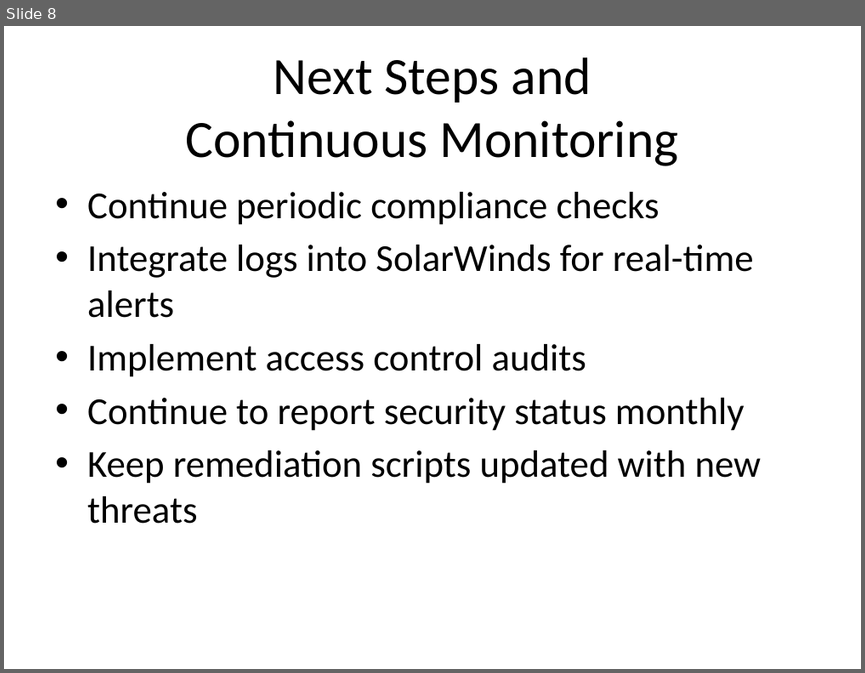
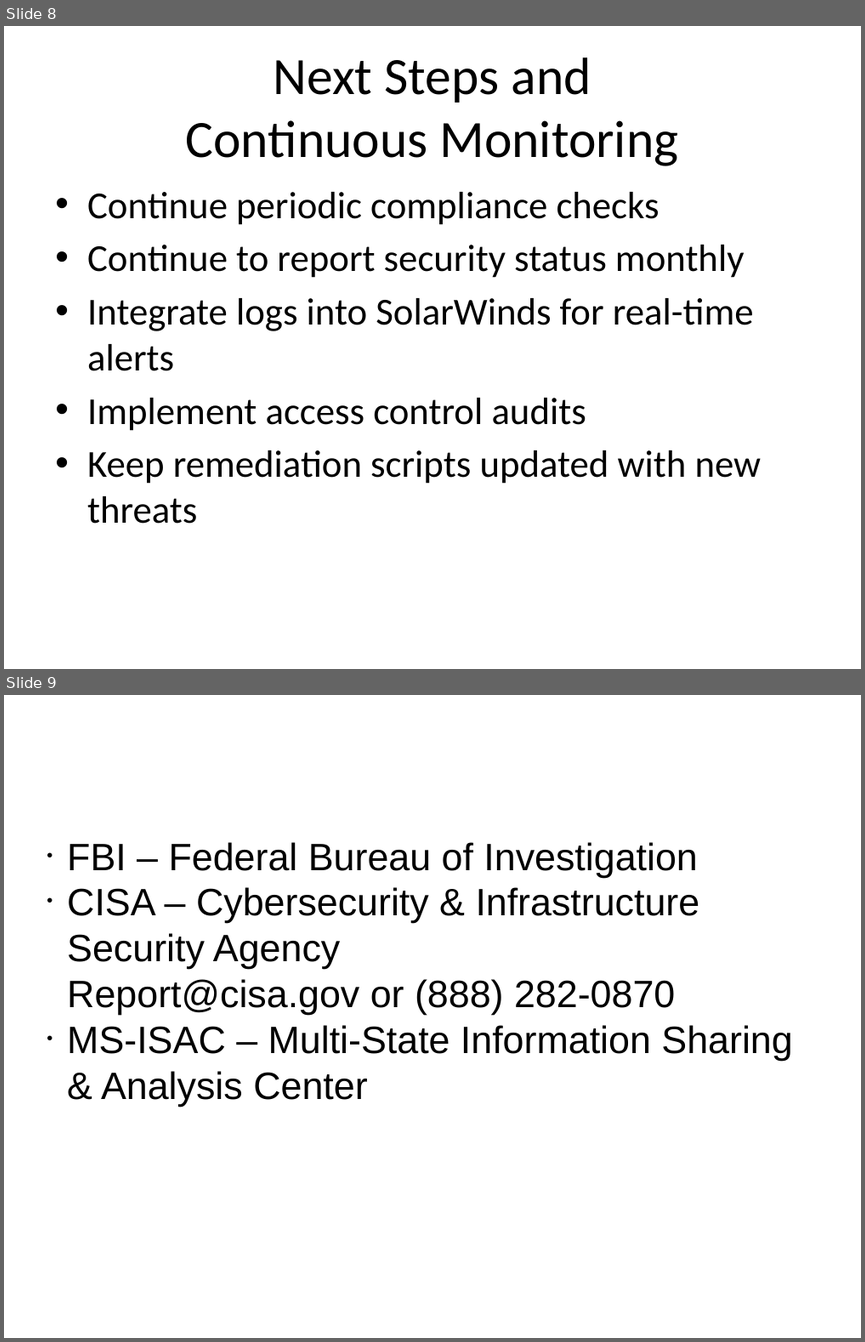
Before and after one commit to MLBroussard/Tools, a slide deck: AA25-050A/Briefing.pptx. Shown one above the other, each under a label of ours: slide 8 before the commit, slides 8 and 9 after it. The pictures are 865x673 and 865x1342 pixels, drawn with LibreOffice and Linux fonts; fonts in the diff are those of the drawing. Boxes give left, top, right and bottom in pixels: in the first picture for what was removed or moved away, otherwise in the second. Text is boxed around its words. In the diff, an @@ line names an element or a change of style, - is before the commit and + after.

```diff
--- a/AA25-050A/Briefing.pptx
+++ b/AA25-050A/Briefing.pptx
@@ slide 9 added at (4,695,861,1338), background #FFFFFF @@
@@ subtitle added at (67,842,792,1106), 32 pt, text #000000 @@
+• FBI – Federal Bureau of Investigation
+• CISA – Cybersecurity & Infrastructure Security Agency
+  Report@cisa.gov or (888) 282-0870
+• MS-ISAC – Multi-State Information Sharing & Analysis Center
@@ slide 8 changed as well @@
@@ text at (87,244,744,278): paragraph added @@
+• Continue to report security status monthly
@@ text at (87,397,744,431): paragraph removed @@
-• Continue to report security status monthly
```
Also in this commit, not shown: 1 other slide changed.
